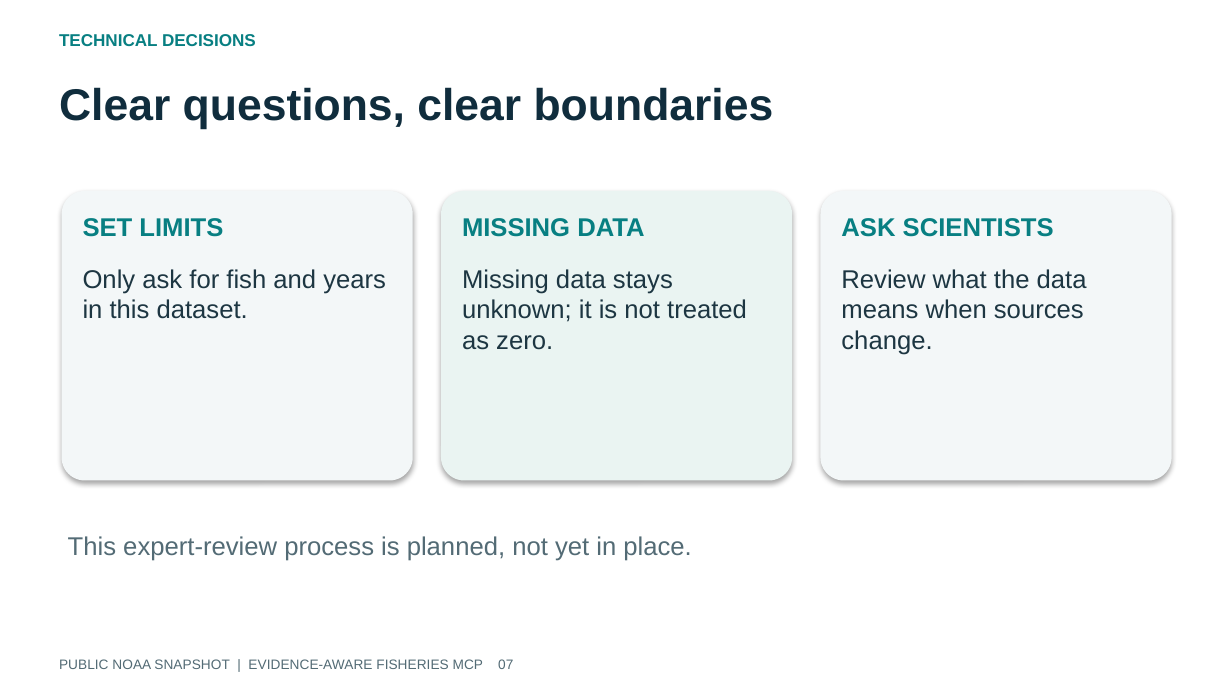
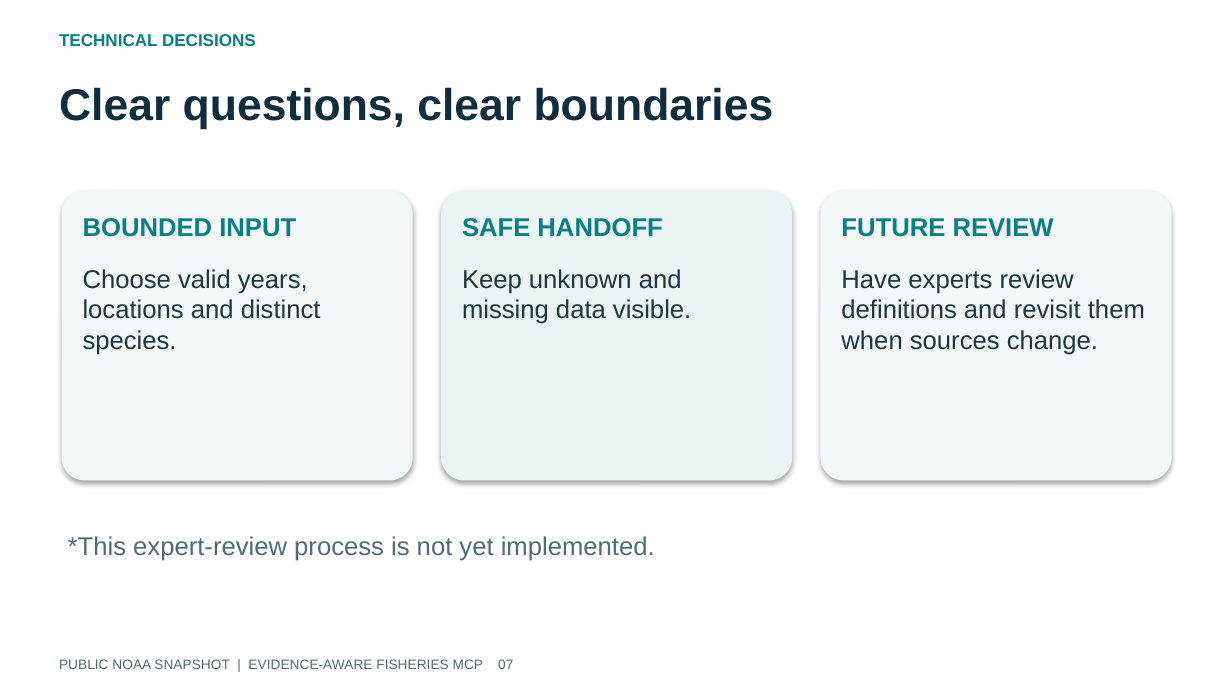
Before and after one commit to gsa-mcp-hackathon/noaa-fisheries-data-gateway, a slide deck: slide 7 of submission/release/repository/fisheries-deck.pptx. Drawn at 1232x693 pixels with LibreOffice and Linux fonts; fonts in the diff are those of the drawing. Boxes give left, top, right and bottom in pixels: in the first picture for what was removed or moved away, otherwise in the second. Text is boxed around its words. In the diff, an @@ line names an element or a change of style, - is before the commit and + after.

```diff
--- a/submission/release/repository/fisheries-deck.pptx
+++ b/submission/release/repository/fisheries-deck.pptx
@@ text at bbox=[83, 218, 296, 237]: text changed @@
-SET LIMITS
+BOUNDED INPUT
@@ text at bbox=[462, 218, 662, 237]: text changed @@
-MISSING DATA
+SAFE HANDOFF
@@ text at bbox=[841, 218, 1054, 237]: text changed @@
-ASK SCIENTISTS
+FUTURE REVIEW
@@ text at bbox=[83, 269, 321, 355]: text changed @@
-Only ask for fish and years in this dataset.
+Choose valid years, locations and distinct species.
@@ text at bbox=[462, 269, 691, 324]: text changed @@
-Missing data stays unknown; it is not treated as zero.
+Keep unknown and missing data visible.
@@ text at bbox=[841, 269, 1145, 355]: text changed @@
-Review what the data means when sources change.
+Have experts review definitions and revisit them when sources change.
@@ text at bbox=[68, 536, 655, 561]: text changed @@
-This expert-review process is planned, not yet in place.
+*This expert-review process is not yet implemented.
```
Also in this commit, not shown: 11 other slides changed, 2 other files.
